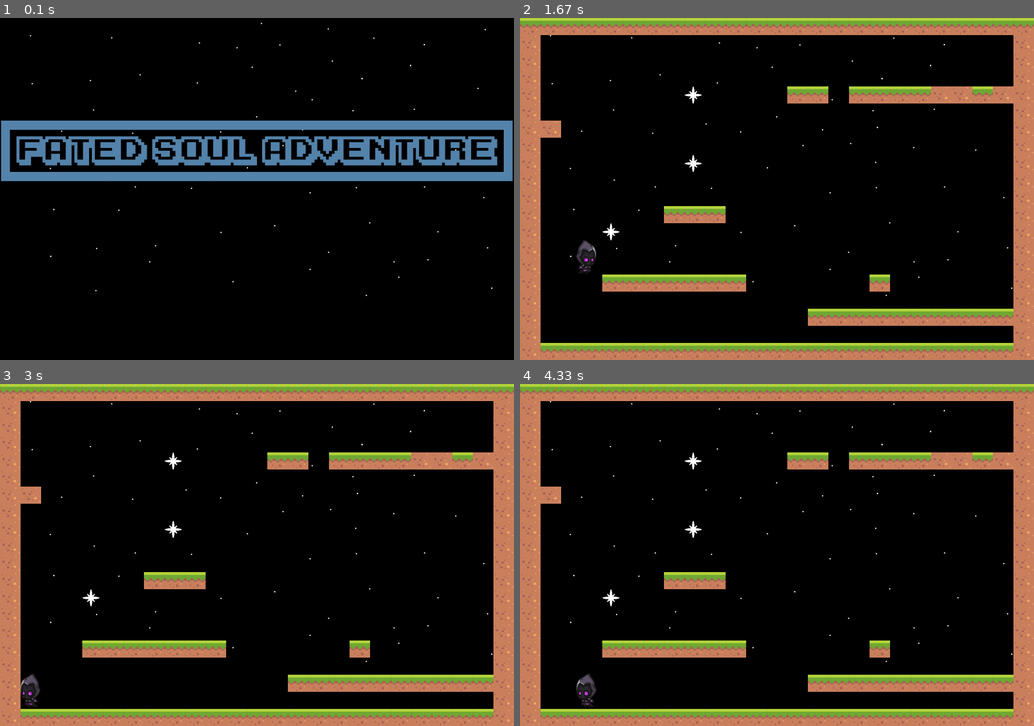
Above: before the commit, frames 1-4 (two rows, left to right).
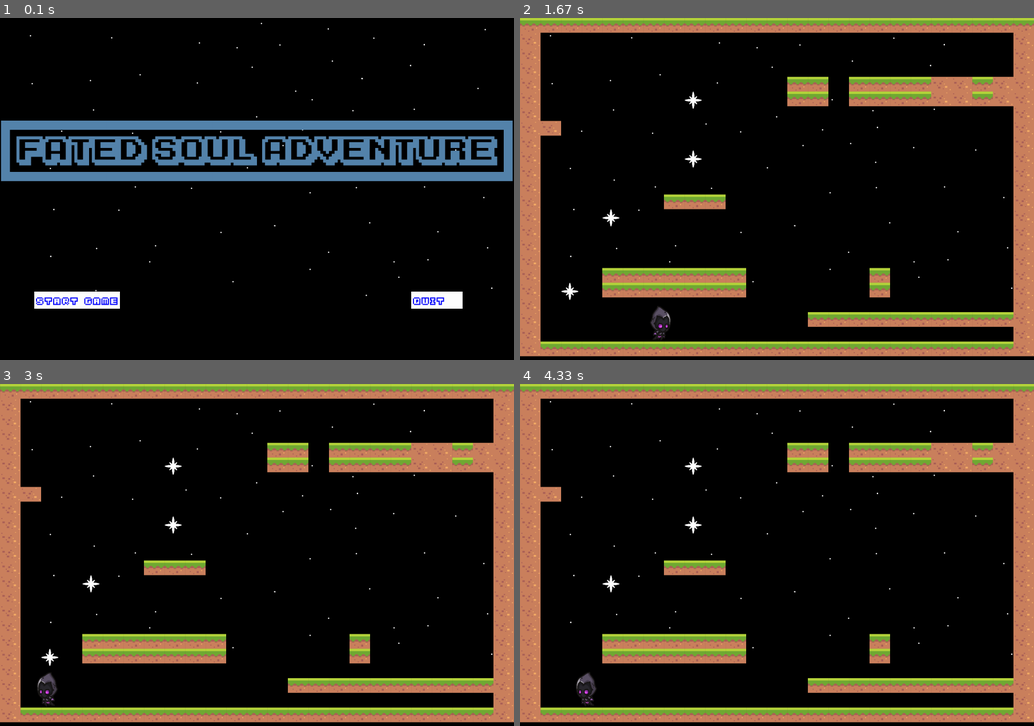
Above: after the commit, the same moments.

Repository: Ryastan/YLyceum_Game
Game: pygame game, started from Game on PyGame/main.py
The game is run twice, just before and just after one commit, with the same random seed, the same clock (stepped at 60 frames per second) and the same inputs.
Inputs (mouse positions are in pixels of both pictures, inside the frame that each line leads up to):
- Up to frame 1 (0.1 s): no input
- Up to frame 2 (1.67 s): click (597, 298) at 0.38 s, where only the run after the commit has a clickable "Start Game"; hold Right 0.67-1.13 s; move the mouse to (756, 96) at 0.7 s; hold Up 1.17-1.47 s; hold Right from 1.5 s (still down)
- Up to frame 3 (3 s): release Right at 1.97 s; hold Left 2-2.53 s; hold Left 2.57-2.97 s
- Up to frame 4 (4.33 s): hold Up 3-3.37 s; hold Right 3.4-4.03 s; hold Left from 4.07 s (still down)

The runs differ from the first frame. In frame 1, 1.3% of the frame differs, in the area x 6-90%, y 80-85%; in frame 2, 14%, in the area x 0-100%, y 0-100%; in frame 3, 14%; in frame 4, 14%.

Commit message:
Add files via upload
Добавил меню, шрифты, функцию добавления кнопок и текста, кнопки после смерти

Diff:
--- a/Game on PyGame/levels.py
+++ b/Game on PyGame/levels.py
@@ -8,6 +8,39 @@
 import os
 import sys
 
+WHITE = (255, 255, 255)
+BLACK = (0, 0, 0)
+RED = (255, 0, 0)
+
+
+class Button:
+            def __init__(self, surf, W, H, active_color=WHITE, inactive_color=BLACK):
+                self.surface = surf
+                self.W = W
+                self.H = H
+                self.inactive_color = inactive_color
+                self.active_color = active_color
+
+            def draw(self, x, y, title, action=None, W=None, H=None):
+                mouse = pygame.mouse.get_pos()
+                clicked = pygame.mouse.get_pressed()
+
+                if x < mouse[0] < x + self.W:
+                    if y < mouse[1] < y + self.H:
+                        pygame.draw.rect(self.surface, (RED), (x, y, self.W, self.H))
+                        if clicked[0] and action is not None:
+                            if W is not None and H is not None:
+                                action(W, H)
+                            else:
+                                action()
+                    else:
+                        pygame.draw.rect(self.surface, (WHITE), (x, y, self.W, self.H))
+                else:
+                    pygame.draw.rect(self.surface, (WHITE), (x, y, self.W, self.H))
+
+                print_text(self.surface, title, x+5, y+5)
+
+
 def load_image(name, colorkey=None):
     fullname = os.path.join("sprites",name)
     # если файл не существует, то выходим
@@ -17,13 +50,52 @@
     image = pygame.image.load(fullname)
     return image
 
-
-
+def print_text(surface, message, x, y, font_color=(0, 0, 255), font_type='fonts/Elfboyclassic.ttf', font_size=50):
+    pygame.font.init()
+    font_type = pygame.font.Font(font_type, font_size)
+    text = font_type.render(message, True, font_color)
+    surface.blit(text, (x, y))
+
+def start_game(W, H):
+    pygame.quit()
+    level = Levels()
+    level.load(W, H, 1)
+
+def stop_game():
+    sys.exit()
+
+def to_menu(W, H):
+    pygame.quit()
+    level = Levels()
+    level.load_menu(W, H)
 
 
 class Levels:
     def __init__(self):
-        pass
+        self.level1 = ["-------------------------",
+                       "0                       0",
+                       "0                       0",
+                       "0                       0",
+                       "0            -- ----33-00",
+                       "0       1    -- ----33-00",
+                       "0                       0",
+                       "00                      0",
+                       "0                       0",
+                       "0       1               0",
+                       "0                       0",
+                       "0                       0",
+                       "0      ---              0",
+                       "0   1                   0",
+                       "0                       0",
+                       "0                       0",
+                       "0                       0",
+                       "0   -------      -      0",
+                       "0 1 -------      -      0",
+                       "0                       0",
+                       "0             ----------0",
+                       "0                       0",
+                       "0-----------------------0"]
+        print(len(self.level1), len(self.level1[0]))
 
     def load(self, W, H, number):
         clock = pygame.time.Clock()
@@ -55,38 +127,21 @@
         backgr = backg()
         bentities.add(backgr)
 
-        level1 = ["-------------------------",
-                  "0                       0",
-                  "0                       0",
-                  "0                       0",
-                  "0       1    -- ----33-00",
-                  "0                       0",
-                  "00                      0",
-                  "0                       0",
-                  "0       1               0",
-                  "0                       0",
-                  "0                       0",
-                  "0      ---              0",
-                  "0   1                   0",
-                  "0                       0",
-                  "0                       0",
-                  "0 1 -------      -      0",
-                  "0                       0",
-                  "0             ----------0",
-                  "0                       0",
-                  "0-----------------------0"]
-        #entities.add(hero)
+
         surface = pygame.display.set_mode((W, H))
         pygame.display.set_caption('Game')
         run_game = True
         bg = Surface((W, H))
         bentities.draw(bg)
+        died = False
         x = 0
         y = 0
-        for row in level1:
+        btn_died_restart = Button(surface, 250, 50)
+        btn_died_menu = Button(surface, 250, 50)
+        for row in self.level1:
             for col in row:
                 if col == "-":
-                    platform = Platforms(x, y, W // 25, H // 20, 1)
+                    platform = Platforms(x, y, W // len(self.level1[0]), H // len(self.level1), 1)
                     entities.add(platform)
                     platforms.append(platform)
                 if col == "1":
@@ -94,14 +149,14 @@
                     entities.add(platform)
                     crstals.add(platform)
                 if col == "0":
-                    platform = Platforms(x, y, W // 25, H // 20, 0)
+                    platform = Platforms(x, y, W // len(self.level1[0]), H // len(self.level1), 0)
                     entities.add(platform)
                     platforms.append(platform)
                 if col == "3":
-                    platform = Platforms1(x, y, W // 25, H // 20, 0)
-                    entities.add(platform)
-                x += W // 25
-            y += H // 20
+                    platform = Platforms1(x, y, W // len(self.level1[0]), H // len(self.level1), 0)
+                    entities.add(platform)
+                x += W // len(self.level1[0])
+            y += H // len(self.level1)
             x = 0
         timing = 0
         while run_game:  # Главный цикл игры
@@ -130,7 +185,7 @@
                     elif event.key == K_LSHIFT:
                         shift = False
             if hero.condition == 6 and hero.time < -100:
-                run_game = False
+                died = True
 
             if hero.shift_used > 0:
                 hero.shift_used -= 1
@@ -151,18 +206,23 @@
             surface.blit(hero.image, (hero.rect.centerx - 75, hero.rect.centery - 60))
             entities.draw(surface)
             bentities.draw(bg)
+            if died:
+                btn_died_restart.draw(600, 500, 'RESTART', start_game, W, H)
+                btn_died_menu.draw(600, 555, 'MAIN MENU', to_menu, W, H)
+                print_text(surface, 'YOU DIED', 630, 450)
             hero.time -= 1
             pygame.display.update()
             pygame.display.flip()
             clock.tick(FPS)
 
-
     def load_menu(self, W, H):
         clock = pygame.time.Clock()
         FPS = 60  # ФПС игры
 
         # Цвета в RGB
         RED = (255, 0, 0)
+        WHITE = (255, 255, 255)
+        BLACK = (0, 0, 0)
         entities = pygame.sprite.Group()  # Все объекты
         backentities = pygame.sprite.Group()
         surface = pygame.display.set_mode((W, H))
@@ -179,6 +239,8 @@
                 self.rect = self.image.get_rect()
                 self.rect.x = 0
                 self.rect.y = 0
+
+
         class textm(pygame.sprite.Sprite):
             def __init__(self, posx, posy):
                 super().__init__(entities)
@@ -190,6 +252,8 @@
 
         text_in_m = textm(3, 300)
         back_ground_menu = backg()
+        button_start = Button(surface, 250, 50)
+        button_quit = Button(surface, 150, 50)
 
         backentities.add(text_in_m)
         entities.add(back_ground_menu)
@@ -199,13 +263,13 @@
             for event in pygame.event.get():
                 if event.type == pygame.QUIT:
                     run_game = False
-                    return "No"
                 if event.type == KEYDOWN:
                     run_game = False
-                    return "Yes"
             backentities.draw(bg)
             entities.draw(surface)
             surface.blit(bg, (0, 0))
+            button_start.draw(100, 800, 'Start Game', start_game, W, H)
+            button_quit.draw(1200, 800, 'Quit', stop_game)
 
             pygame.display.update()
             pygame.display.flip()
--- a/Game on PyGame/main.py
+++ b/Game on PyGame/main.py
@@ -19,8 +19,4 @@
 BLUE = (0, 0, 255)
 
 level = Levels()
-if level.load_menu(W, H) == "Yes":
-    level1 = Levels()
-    level1.load(W, H, 1)
-else:
-    pygame.quit()
+level.load_menu(W, H)
Binary file added: Game on PyGame/fonts/Elfboyclassic.ttf
Binary file added: Game on PyGame/fonts/Paper.otf
